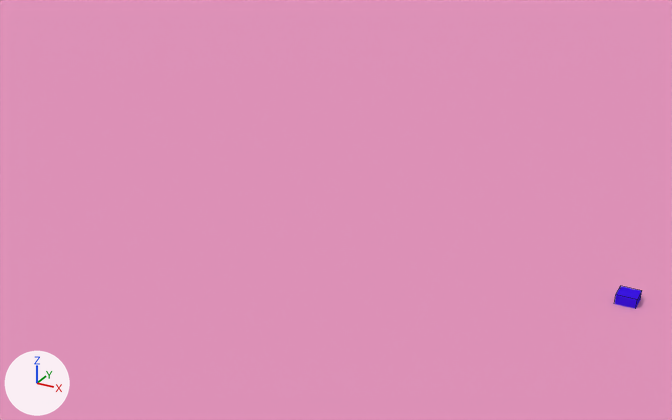
One commit to the Blender file resources/tracks/devtrack/devtrack.blend: the scene before it, then after it.
Before and after are seen from a 50 mm lens placed at (1.5, -27.9, 14.9), pointed at (-13.9, 0.1, 0.9). Arrows for +X, +Y and +Z are at lower left; the lights stay in place. Mesh edges are drawn as thin lines.
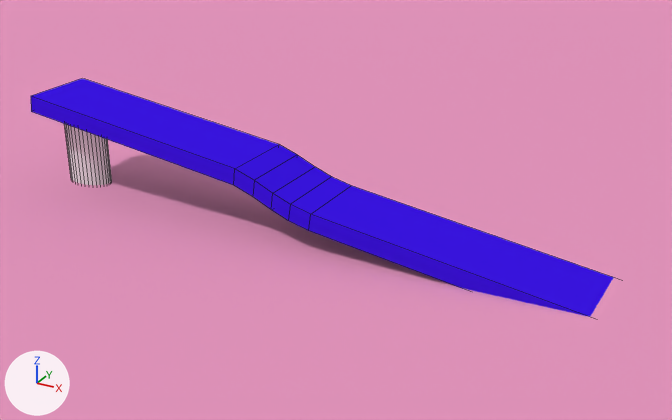
Pixel boxes (x1, y1, x2, y2) of what changed, in the pictures (672 x 420 px):
```json
{"object": "Cube", "change": "reshaped, moved, turned, rescaled", "before": [615, 286, 642, 309], "after": [31, 78, 614, 317]}
{"object": "Cylinder", "change": "added", "after": [65, 124, 112, 185]}
{"part": 1, "of": "me_cube_001", "change": "built on", "before": [615, 286, 641, 309], "after": [31, 78, 614, 317]}
```

Edits to the scene script, one JSON object a line:
```json
{"op": "add", "block": "mat_material", "code": ["mat_material = diffuse_material('Material')", "mat_material.base_color = (0.8, 0.8, 0.8)  # white #e7e7e7"]}
{"block": "me_cube_001", "where": "# used by ob_cube; location = (-3.0, 0.0, 0.0); scale = (0.339, 0.339, 0.339)"}
{"op": "remove", "block": "me_cube_001", "code": "me_cube_001.from_pydata(...)  # 8 vertices, 6 faces; spans x -1.0..1.0, y -1.0..1.0, z -1.0..1.0"}
{"op": "add", "block": "me_cube_001", "code": "me_cube_001.from_pydata(...)  # 28 vertices, 26 faces; spans x -2.87..1.0, y -1.3..1.0, z -1.0..3.45"}
{"block": "me_cube_001", "change": "me_cube_001 part 1"}
{"block": "me_cube_001", "change": "1 face is deleted"}
{"block": "me_cube_001", "change": "4 vertices in x -1.0, y -1.0..1.0, z -1.0..1.0 move by (0.29, -0.3, 0.87)"}
{"block": "me_cube_001", "change": "20 vertices are added at x -2.87..-0.85, y -1.28..0.89, z 0.09..3.45"}
{"block": "me_cube_001", "change": "21 new faces join them"}
{"op": "add", "block": "me_cylinder_001", "code": ["me_cylinder_001 = bpy.data.meshes.new('Cylinder.001')", "me_cylinder_001.from_pydata(...)  # a 32-sided cylinder along z spanning x -1.0..1.0, y -1.0..1.0, z -1.78..1.0", "me_cylinder_001.materials.append(mat_material)  # white #e7e7e7"]}
{"op": "set", "path": "ob_cube.location", "old": "(-3.0, 0.0, 0.0)", "new": "(-9.46, 0.0, 0.39)"}
{"op": "set", "path": "ob_cube.rotation_euler", "old": "(0.0, 0.0, 0.0)", "new": "(0.0, 0.131, 0.0)", "note": "degrees (0, 0, 0) -> degrees (0, 7.5, 0)"}
{"op": "set", "path": "ob_cube.scale", "old": "(0.339, 0.339, 0.339)", "new": "(6.28, 1.52, 0.339)"}
{"op": "add", "block": "ob_cylinder", "code": ["ob_cylinder = bpy.data.objects.new('Cylinder', me_cylinder_001)", "ob_cylinder.location = (-25.78, -0.21, 1.76)", "ob_cylinder.scale = (1.0, 0.623, 1.43)"]}
```
